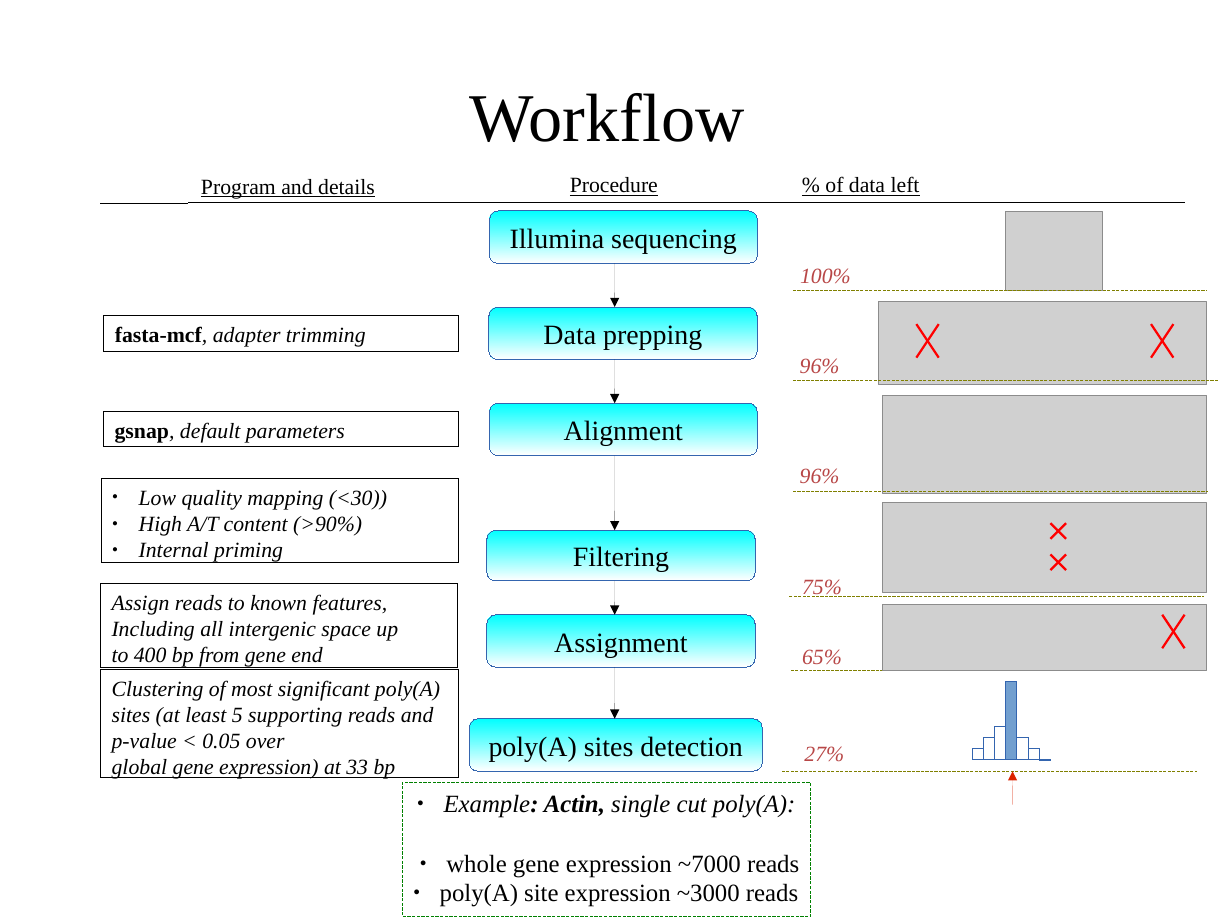
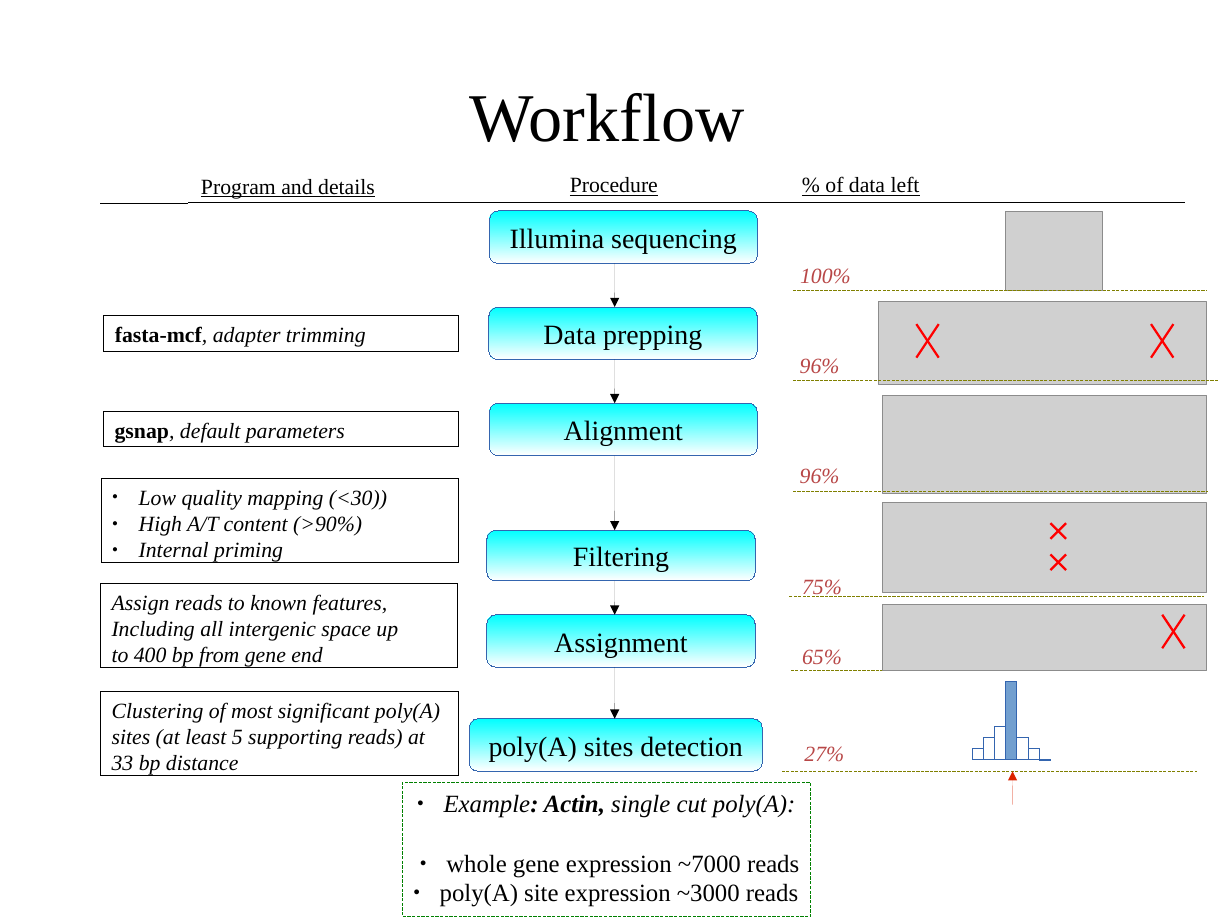
Before and after one commit to wilkinsonlab/m-oryzae-polya, a slide deck: slide 2 of doc/version_21_test/oryzae_presentation.odp. Drawn at 1232x924 pixels with LibreOffice and Linux fonts; fonts in the diff are those of the drawing; grey boxes stand for pictures. Boxes give left, top, right and bottom in pixels: in the first picture for what was removed or moved away, otherwise in the second. Text is boxed around its words. In the diff, an @@ line names an element or a change of style, - is before the commit and + after.

Commit message:
new polyA extract

```diff
--- a/doc/version_21_test/oryzae_presentation.odp
+++ b/doc/version_21_test/oryzae_presentation.odp
@@ rectangle "Clustering of most significant poly(A) ..." resized from (x1=101, y1=670, x2=458, y2=778) to (x1=101, y1=692, x2=458, y2=776) @@
@@ text in rectangle at (x1=112, y1=702, x2=440, y2=775): text changed @@
-Clustering of most significant poly(A) sites (at least 5 supporting reads and p-value < 0.05 over
-global gene expression) at 33 bp
+Clustering of most significant poly(A) sites (at least 5 supporting reads) at 33 bp distance
```
Also in this commit, not shown: 28 other slides changed, 2 slides added, 1 slide removed, 6 other files.
